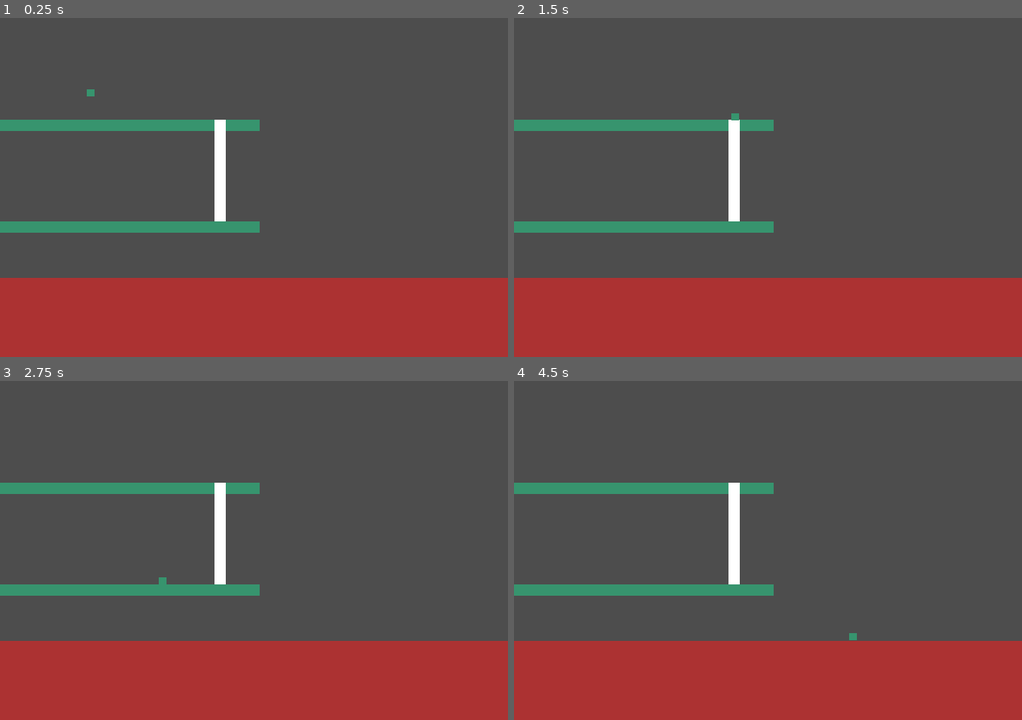
Above: before the commit, frames 1-4 (two rows, left to right).
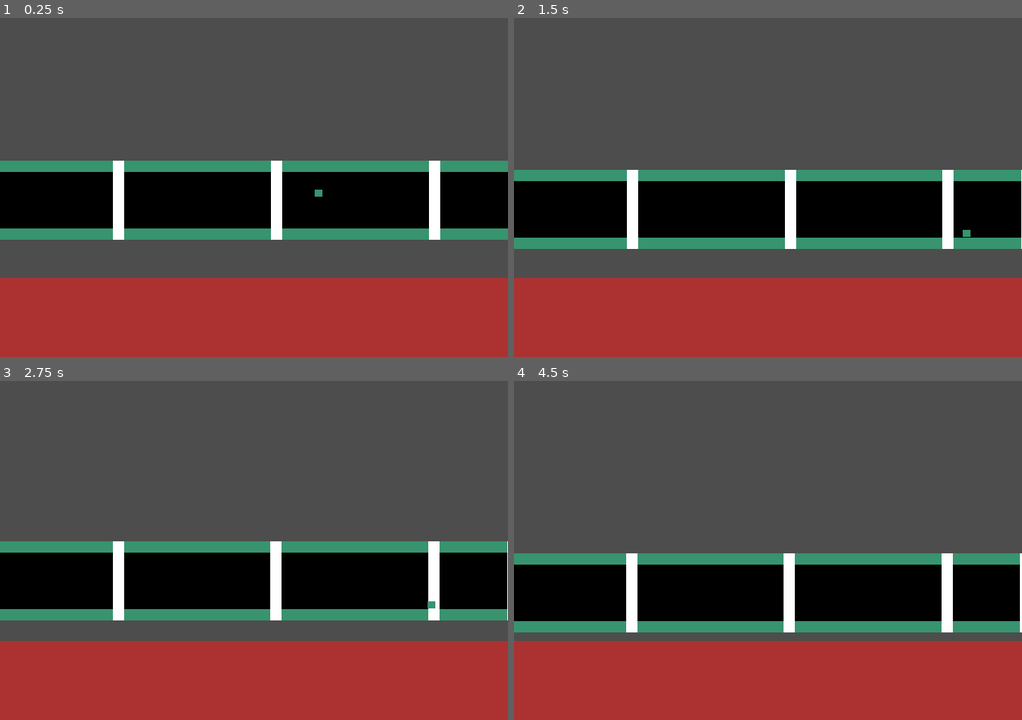
Above: after the commit, the same moments.

Repository: SeveralHerr/LavaLadder
Game: Godot game, scene res://main.tscn
Same seed, same stepped clock (60 frames per second), same inputs: the game is played once before the commit and once after it.
Inputs:
- Up to frame 1 (0.25 s): no input
- Up to frame 2 (1.5 s): hold D (move_right) from 0.53 s (still down); tap Space (jump) at 0.77 s; tap Enter at 1.25 s
- Up to frame 3 (2.75 s): tap Space (jump) at 1.52 s; release D (move_right) at 2.03 s; hold A (move_left) from 2.03 s (still down)
- Up to frame 4 (4.5 s): tap Space (jump) at 2.75, 3.02, 3.77 s; release A (move_left) at 2.78 s; hold D (move_right) 2.78-4.28 s; hold A (move_left) from 4.28 s (still down)

The runs differ from the first frame. In frame 1, 25% of the frame differs, in the area x 0-100%, y 21-66%; in frame 2, 25%; in frame 3, 25%; in frame 4, 25%, in the area x 0-100%, y 30-77%.

Commit message:
Added tilemaps

Diff:
--- /dev/null
+++ b/ShrinkTimer.gd
@@ -0,0 +1,10 @@
+extends Timer
+
+
+# Called when the node enters the scene tree for the first time.
+func _ready():
+	pass # Replace with function body.
+
+
+# Called every frame. 'delta' is the elapsed time since the previous frame.
+func _process(delta):
--- a/TileMapHandler.gd
+++ b/TileMapHandler.gd
@@ -1,8 +1,39 @@
 extends Node2D
 
 @export var tilemap1: TileMap
-var tileScene: PackedScene = preload("res://tile_map.tscn")
+var tileScene: PackedScene = preload("res://tile_map_1.tscn")
+var tileSceneNoLadder: PackedScene = preload("res://tile_map_2.tscn")
+var tileRow = []
+var columns = 8
+var columnSize = 112
 
 func _ready():
-	var instance = tileScene.instantiate()
-	add_child(instance)
+	for i in range(columns):
+		randomize()  # Seed the random number generator
+		var random_number = round(randf_range(1, 2))  # Get a random number between 1 and 2
+		var instance
+
+		if random_number == 1:
+			instance = tileScene.instantiate()
+		else:
+			instance = tileSceneNoLadder.instantiate()
+
+		add_child(instance)
+		var child = instance.get_child(0)
+		child.position.y = 200
+		child.position.x = (columnSize * i)
+		tileRow.append(instance)
+		add_to_group("Tiles")
+
+
+func _process(delta):
+
+	if tileRow[0].get_child(0).position.y > 350:
+		for tile in tileRow:
+			var child = tile.get_child(0)
+			child.position.y = 200
+
+
+func _on_shrink_timer_timeout():
+	var tiles = get_tree().get_nodes_in_group("Tiles")[1]
+	tiles.scale = tiles.scale * 0.999
--- a/lava.tscn
+++ b/lava.tscn
@@ -29,5 +29,4 @@
 
 [node name="CollisionShape2D" type="CollisionShape2D" parent="RigidBody2D"]
 position = Vector2(19, 738.25)
-scale = Vector2(1, 1)
 shape = SubResource("RectangleShape2D_8uhsd")
--- a/main.tscn
+++ b/main.tscn
@@ -1,29 +1,21 @@
-[gd_scene load_steps=6 format=3 uid="uid://dg87wfewi23ek"]
+[gd_scene load_steps=4 format=3 uid="uid://dg87wfewi23ek"]
 
 [ext_resource type="PackedScene" uid="uid://eaagr82icqsq" path="res://lava.tscn" id="2_jve7c"]
 [ext_resource type="PackedScene" uid="uid://bf7yepc3vwsrv" path="res://player_3.tscn" id="2_k8kxr"]
 [ext_resource type="Script" path="res://TileMapHandler.gd" id="3_g2ufy"]
-[ext_resource type="Script" path="res://tile_map.gd" id="4_7dr4j"]
-[ext_resource type="PackedScene" uid="uid://ccj081hk7chms" path="res://tile_map.tscn" id="5_debj7"]
 
-[node name="Main" type="Node" groups=["Player"]]
+[node name="Main" type="Node" groups=["Player", "Tiles"]]
 
 [node name="Lava" parent="." instance=ExtResource("2_jve7c")]
 
 [node name="player3" parent="." instance=ExtResource("2_k8kxr")]
-position = Vector2(129, 94)
+position = Vector2(452, 236)
 collision_layer = 3
 
-[node name="Node2D" type="Node2D" parent="."]
+[node name="TileMapHandler" type="Node2D" parent="."]
 script = ExtResource("3_g2ufy")
 
-[node name="TileMap" parent="Node2D" instance=ExtResource("5_debj7")]
-layer_0/tile_data = PackedInt32Array(1179652, 65536, 0, 1179653, 65536, 0, 1179654, 65536, 0, 1179655, 65536, 0, 1179656, 65536, 0, 1179657, 65536, 0, 1179658, 65536, 0, 1179659, 65536, 0, 1179660, 65536, 0, 1179661, 65536, 0, 1179662, 65536, 0, 1179663, 65536, 0, 1179664, 65536, 0, 1179665, 65536, 0, 1179666, 65536, 0, 1179667, 65536, 0, 1179668, 65536, 0, 1179669, 65536, 0, 1179648, 65536, 0, 1179649, 65536, 0, 1179650, 65536, 0, 1179651, 65536, 0, 589842, 65536, 0, 589841, 65536, 0, 589840, 65536, 0, 589839, 65536, 0, 589838, 65536, 0, 589837, 65536, 0, 589836, 65536, 0, 589835, 65536, 0, 589834, 65536, 0, 589833, 65536, 0, 589832, 65536, 0, 589831, 65536, 0, 589830, 65536, 0, 589829, 65536, 0, 589828, 65536, 0, 589844, 65536, 0, 589845, 65536, 0, 589846, 65536, 0, 1179670, 65536, 0, 589827, 65536, 0, 589826, 65536, 0, 589825, 65536, 0, 589824, 65536, 0)
-layer_1/name = "Ladder"
-layer_1/enabled = true
-layer_1/modulate = Color(1, 1, 1, 1)
-layer_1/y_sort_enabled = false
-layer_1/y_sort_origin = 0
-layer_1/z_index = -1
-layer_1/tile_data = PackedInt32Array(589843, 0, 0, 655379, 0, 0, 720915, 0, 0, 786451, 0, 0, 851987, 0, 0, 917523, 0, 0, 983059, 0, 0, 1048595, 0, 0, 1114131, 0, 0)
-script = ExtResource("4_7dr4j")
+[node name="ShrinkTimer" type="Timer" parent="."]
+autostart = true
+
+[connection signal="timeout" from="ShrinkTimer" to="TileMapHandler" method="_on_shrink_timer_timeout"]
--- a/player.gd
+++ b/player.gd
@@ -11,7 +11,7 @@
 var gravity = ProjectSettings.get_setting("physics/2d/default_gravity")
 var jump = -2300;
 var on_ladder = false
-var climb_speed = 90
+var climb_speed = -66
 var state : PlayerState = PlayerState.Walking
 
 func f_process(delta):
@@ -83,8 +83,9 @@
 
 	if state == PlayerState.OnLadder:
 		gravity = 0
-		if Input.is_action_just_pressed("move_up"):
-			velocity.y -= climb_speed
+		if Input.is_action_pressed("move_up"):
+			velocity.y = climb_speed
+			print(velocity.y)
 		else:
 			velocity.y = 0;
 	else:
--- a/player_3.tscn
+++ b/player_3.tscn
@@ -21,7 +21,7 @@
 script = ExtResource("1_3n7dy")
 
 [node name="CollisionShape2D" type="CollisionShape2D" parent="."]
-position = Vector2(0, -5)
+position = Vector2(-0.5, -5)
 shape = SubResource("RectangleShape2D_3xi4w")
 
 [node name="AnimatedSprite2D" type="AnimatedSprite2D" parent="."]
--- a/tile_map.gd
+++ b/tile_map.gd
@@ -1,6 +1,7 @@
 extends TileMap
 
-@onready var playerObj = get_tree().get_nodes_in_group("Player")[0]
+@onready var playerObj = get_tree().get_nodes_in_group("Player")[1]
+var wasInBounds = false;
 
 
 var gravity = 10
@@ -14,19 +15,28 @@
 func _process(delta):
 	pass
 
+func _physics_process(delta):
+	position.y += gravity * delta
+	var tile_coords := local_to_map(to_local(playerObj.global_position))
+	var layer := 1
 
-func _physics_process(delta):
-	if playerObj is player:
-		print(playerObj)
-		position.y += gravity * delta
-		var tile_coords := local_to_map(to_local(playerObj.global_position))
-		var layer := 1
+	# Get the used rectangle of the TileMap
+	var used_rect = get_used_rect()
 
-		var tile_data = get_cell_tile_data(layer, tile_coords)
+	# Check if the tile coordinates are within the bounds of the used rectangle
+	if tile_coords.x < used_rect.position.x or tile_coords.y < used_rect.position.y or tile_coords.x >= used_rect.end.x or tile_coords.y >= used_rect.end.y:
+		if wasInBounds == true:
+			playerObj.set_state(playerObj.PlayerState.Walking)
+			wasInBounds = false
 
-		if tile_data and tile_data.get_custom_data("Ladder"):
-			playerObj.set_state(playerObj.PlayerState.OnLadder)
-			# Your ladder climbing code here
-		else:
-			playerObj.set_state(playerObj.PlayerState.Walking)
-			# Your other movement code here
+		return
+
+	wasInBounds = true
+	var tile_data = get_cell_tile_data(layer, tile_coords)
+
+	if tile_data and tile_data.get_custom_data("Ladder"):
+		playerObj.set_state(playerObj.PlayerState.OnLadder)
+		# Your ladder climbing code here
+	else:
+		playerObj.set_state(playerObj.PlayerState.Walking)
+		# Your other movement code here
--- a/tile_map.tscn
+++ b/tile_map.tscn
@@ -2,7 +2,7 @@
 
 [ext_resource type="Texture2D" uid="uid://e73i0y472n3m" path="res://sprites/spritesheet.png" id="1_w15c5"]
 
-[sub_resource type="TileSetAtlasSource" id="TileSetAtlasSource_kjtg2"]
+[sub_resource type="TileSetAtlasSource" id="TileSetAtlasSource_5apcy"]
 texture = ExtResource("1_w15c5")
 0:0/0 = 0
 0:0/0/physics_layer_0/linear_velocity = Vector2(0, 0)
@@ -12,6 +12,9 @@
 1:0/0/physics_layer_0/linear_velocity = Vector2(0, 0)
 1:0/0/physics_layer_0/angular_velocity = 0.0
 1:0/0/physics_layer_0/polygon_0/points = PackedVector2Array(-8, -8, 8, -8, 8, 8, -8, 8)
+2:0/0 = 0
+2:0/0/physics_layer_0/linear_velocity = Vector2(0, 0)
+2:0/0/physics_layer_0/angular_velocity = 0.0
 
 [sub_resource type="TileSet" id="TileSet_1f2ms"]
 physics_layer_0/collision_layer = 1
@@ -19,7 +22,7 @@
 custom_data_layer_0/type = 1
 custom_data_layer_1/name = "test"
 custom_data_layer_1/type = 1
-sources/0 = SubResource("TileSetAtlasSource_kjtg2")
+sources/1 = SubResource("TileSetAtlasSource_5apcy")
 
 [node name="TileMap" type="TileMap"]
 tile_set = SubResource("TileSet_1f2ms")
--- /dev/null
+++ b/tile_map_1.tscn
@@ -0,0 +1,25 @@
+[gd_scene load_steps=3 format=3 uid="uid://dkcybaxf7eg7k"]
+
+[ext_resource type="Script" path="res://tile_map.gd" id="1_2lufq"]
+[ext_resource type="PackedScene" uid="uid://ccj081hk7chms" path="res://tile_map.tscn" id="2_ll5di"]
+
+[node name="TileMap1" type="Node2D"]
+
+[node name="TileMap" parent="." instance=ExtResource("2_ll5di")]
+layer_0/z_index = -2
+layer_0/tile_data = PackedInt32Array(65536, 131073, 0, 65537, 131073, 0, 65538, 131073, 0, 65539, 131073, 0, 65540, 131073, 0, 65541, 131073, 0, 65542, 131073, 0, 131078, 131073, 0, 196614, 131073, 0, 262150, 131073, 0, 262149, 131073, 0, 327685, 131073, 0, 327686, 131073, 0, 327684, 131073, 0, 327683, 131073, 0, 327682, 131073, 0, 327681, 131073, 0, 327680, 131073, 0, 262144, 131073, 0, 196608, 131073, 0, 131072, 131073, 0, 131073, 131073, 0, 131074, 131073, 0, 131075, 131073, 0, 131076, 131073, 0, 131077, 131073, 0, 196613, 131073, 0, 196612, 131073, 0, 196611, 131073, 0, 196610, 131073, 0, 196609, 131073, 0, 262145, 131073, 0, 262146, 131073, 0, 262147, 131073, 0, 262148, 131073, 0)
+layer_1/name = "Ladder"
+layer_1/enabled = true
+layer_1/modulate = Color(1, 1, 1, 1)
+layer_1/y_sort_enabled = false
+layer_1/y_sort_origin = 0
+layer_1/z_index = -1
+layer_1/tile_data = PackedInt32Array(393219, 1, 0, 262147, 1, 0, 327683, 1, 0, 196611, 1, 0, 131075, 1, 0, 65539, 1, 0, 3, 1, 0)
+layer_2/name = "Floor"
+layer_2/enabled = true
+layer_2/modulate = Color(1, 1, 1, 1)
+layer_2/y_sort_enabled = false
+layer_2/y_sort_origin = 0
+layer_2/z_index = 0
+layer_2/tile_data = PackedInt32Array(0, 65537, 0, 1, 65537, 0, 2, 65537, 0, 4, 65537, 0, 5, 65537, 0, 6, 65537, 0, 393216, 65537, 0, 393217, 65537, 0, 393218, 65537, 0, 393220, 65537, 0, 393221, 65537, 0, 393222, 65537, 0)
+script = ExtResource("1_2lufq")
--- /dev/null
+++ b/tile_map_2.tscn
@@ -0,0 +1,25 @@
+[gd_scene load_steps=3 format=3 uid="uid://6oo3pd6yepnw"]
+
+[ext_resource type="PackedScene" uid="uid://ccj081hk7chms" path="res://tile_map.tscn" id="1_qdcji"]
+[ext_resource type="Script" path="res://tile_map.gd" id="2_41rn7"]
+
+[node name="TileMap1" type="Node2D"]
+
+[node name="TileMap" parent="." instance=ExtResource("1_qdcji")]
+layer_0/z_index = -2
+layer_0/tile_data = PackedInt32Array(327680, 131073, 0, 327681, 131073, 0, 327682, 131073, 0, 327683, 131073, 0, 327684, 131073, 0, 327685, 131073, 0, 327686, 131073, 0, 262150, 131073, 0, 196614, 131073, 0, 131078, 131073, 0, 65542, 131073, 0, 65541, 131073, 0, 65540, 131073, 0, 65539, 131073, 0, 65538, 131073, 0, 65537, 131073, 0, 65536, 131073, 0, 131072, 131073, 0, 196608, 131073, 0, 262144, 131073, 0, 262145, 131073, 0, 262146, 131073, 0, 262147, 131073, 0, 262148, 131073, 0, 262149, 131073, 0, 196613, 131073, 0, 131077, 131073, 0, 131076, 131073, 0, 131075, 131073, 0, 131074, 131073, 0, 131073, 131073, 0, 196609, 131073, 0, 196610, 131073, 0, 196611, 131073, 0, 196612, 131073, 0)
+layer_1/name = "Ladder"
+layer_1/enabled = true
+layer_1/modulate = Color(1, 1, 1, 1)
+layer_1/y_sort_enabled = false
+layer_1/y_sort_origin = 0
+layer_1/z_index = -1
+layer_1/tile_data = PackedInt32Array()
+layer_2/name = "Floor"
+layer_2/enabled = true
+layer_2/modulate = Color(1, 1, 1, 1)
+layer_2/y_sort_enabled = false
+layer_2/y_sort_origin = 0
+layer_2/z_index = 0
+layer_2/tile_data = PackedInt32Array(1, 65537, 0, 0, 65537, 0, 6, 65537, 0, 5, 65537, 0, 4, 65537, 0, 3, 65537, 0, 2, 65537, 0, 393216, 65537, 0, 393217, 65537, 0, 393218, 65537, 0, 393219, 65537, 0, 393220, 65537, 0, 393221, 65537, 0, 393222, 65537, 0)
+script = ExtResource("2_41rn7")
Binary file changed: sprites/spritesheet.png
